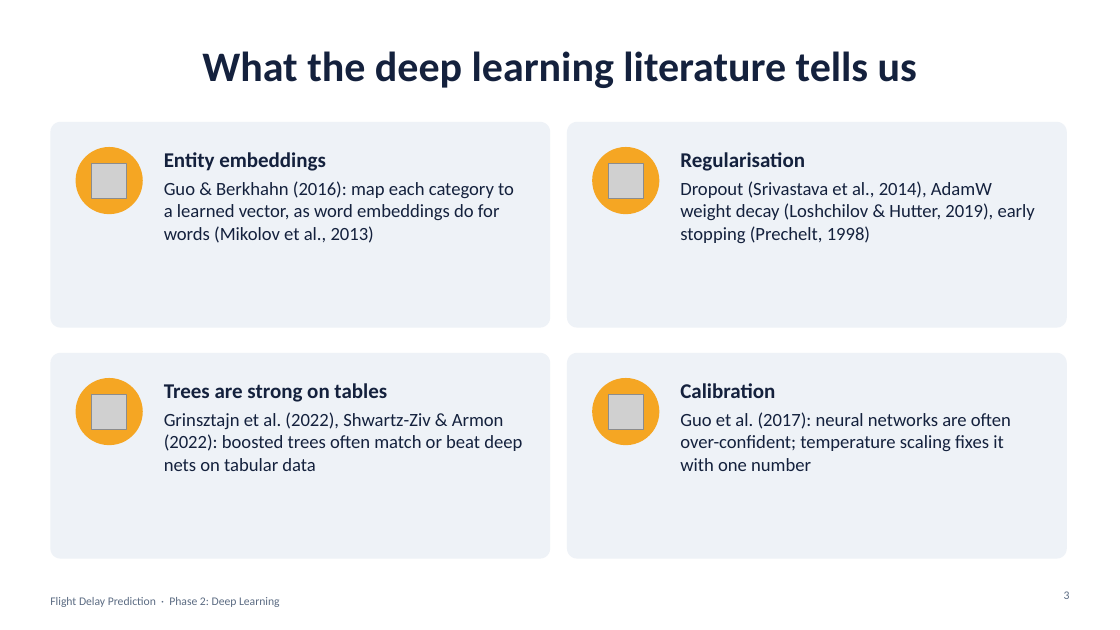
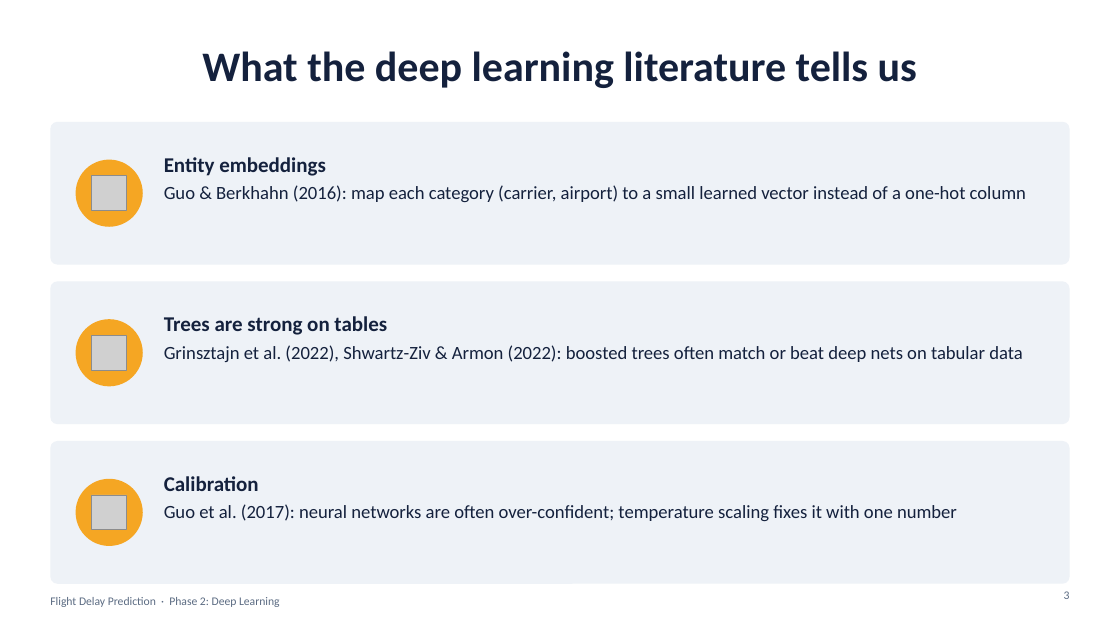
Before and after one commit to mayank-pillai-99/flight-delay-prediction, a slide deck: slide 3 of phase2/presentation/flight_delay_dl_presentation.pptx. Drawn at 1120x630 pixels with LibreOffice and Linux fonts; fonts in the diff are those of the drawing; grey boxes stand for pictures. Boxes give left, top, right and bottom in pixels: in the first picture for what was removed or moved away, otherwise in the second. Text is boxed around its words. In the diff, an @@ line names an element or a change of style, - is before the commit and + after.

Commit message:
Trim Phase 2 literature slide to four key papers

```diff
--- a/phase2/presentation/flight_delay_dl_presentation.pptx
+++ b/phase2/presentation/flight_delay_dl_presentation.pptx
@@ rounded rectangle resized from (x1=50, y1=122, x2=550, y2=328) to (x1=50, y1=122, x2=1070, y2=265) @@
@@ rounded rectangle removed at (x1=567, y1=122, x2=1067, y2=328) @@
@@ ellipse removed at (x1=592, y1=147, x2=660, y2=214) @@
@@ ellipse moved from (x1=76, y1=147, x2=143, y2=214) to (x1=76, y1=160, x2=143, y2=227) @@
@@ picture moved from (x1=92, y1=163, x2=127, y2=198) to (x1=92, y1=176, x2=127, y2=211) @@
@@ picture removed at (x1=608, y1=163, x2=644, y2=198) @@
@@ text removed at (x1=680, y1=152, x2=1035, y2=243) @@
-Regularisation
-Dropout (Srivastava et al., 2014), AdamW weight decay (Loshchilov & Hutter, 2019), early stopping (Prechelt, 1998)
@@ text at (x1=164, y1=185, x2=1026, y2=202): text changed @@
-Guo & Berkhahn (2016): map each category to a learned vector, as word embeddings do for words (Mikolov et al., 2013)
+Guo & Berkhahn (2016): map each category (carrier, airport) to a small learned vector instead of a one-hot column
@@ rounded rectangle resized from (x1=50, y1=353, x2=550, y2=559) to (x1=50, y1=281, x2=1070, y2=424) @@
@@ ellipse moved from (x1=76, y1=378, x2=143, y2=445) to (x1=76, y1=319, x2=143, y2=386) @@
@@ text "Trees are strong on tables" rewrapped from (x1=164, y1=383, x2=522, y2=471) to (x1=164, y1=316, x2=1022, y2=362) @@
@@ picture moved from (x1=92, y1=394, x2=127, y2=429) to (x1=92, y1=335, x2=127, y2=371) @@
@@ rounded rectangle resized from (x1=567, y1=353, x2=1067, y2=559) to (x1=50, y1=441, x2=1070, y2=584) @@
@@ ellipse moved from (x1=592, y1=378, x2=660, y2=445) to (x1=76, y1=479, x2=143, y2=546) @@
@@ text "Calibration" rewrapped from (x1=680, y1=383, x2=1011, y2=471) to (x1=164, y1=476, x2=957, y2=521) @@
@@ picture moved from (x1=608, y1=394, x2=644, y2=429) to (x1=92, y1=495, x2=127, y2=530) @@
```
Also in this commit, not shown: 1 other file.
